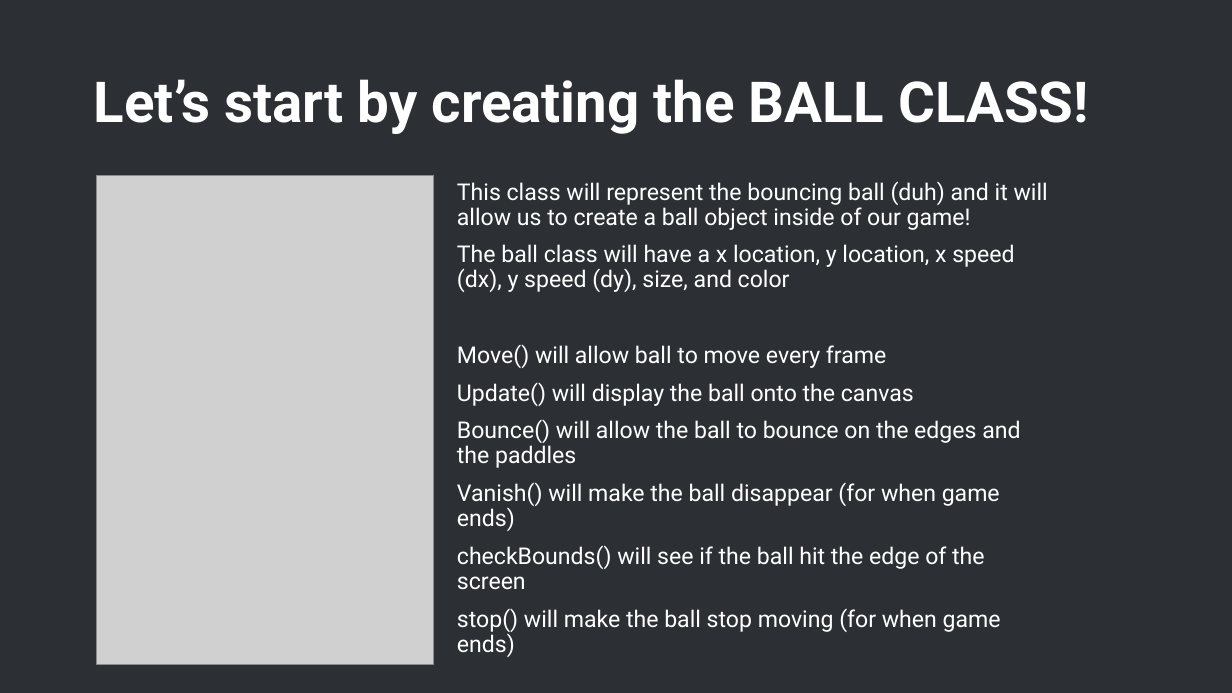
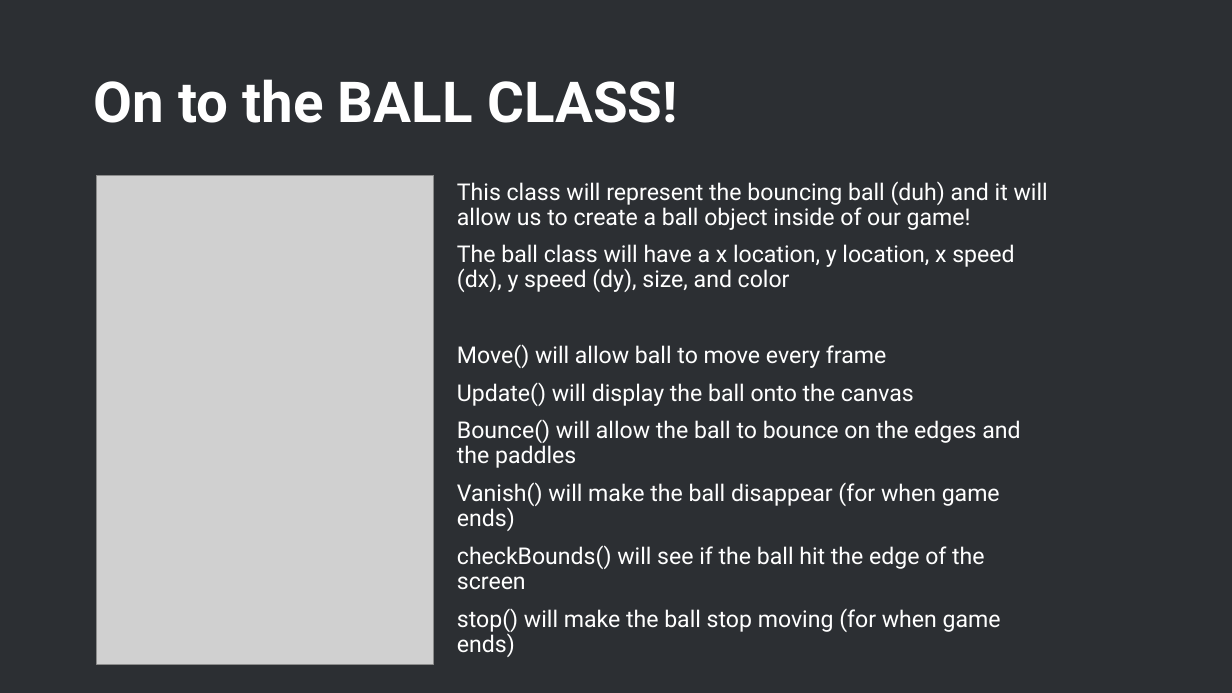
Before and after one commit to Kaidriver/p5.js-pong-workshop, a slide deck: slide 22 of p5.js workshopu.pptx (slide 13 before the commit). Drawn at 1232x693 pixels with LibreOffice and Linux fonts; fonts in the diff are those of the drawing; grey boxes stand for pictures; background and template pictures are left out. Boxes give left, top, right and bottom in pixels: in the first picture for what was removed or moved away, otherwise in the second. Text is boxed around its words. In the diff, an @@ line names an element or a change of style, - is before the commit and + after.

```diff
--- a/p5.js workshopu.pptx
+++ b/p5.js workshopu.pptx
@@ title at (94, 79, 678, 123): text changed @@
-Let’s start by creating the BALL CLASS!
+On to the BALL CLASS!
```
Also in this commit, not shown: 14 other slides changed, 3 slides added.
